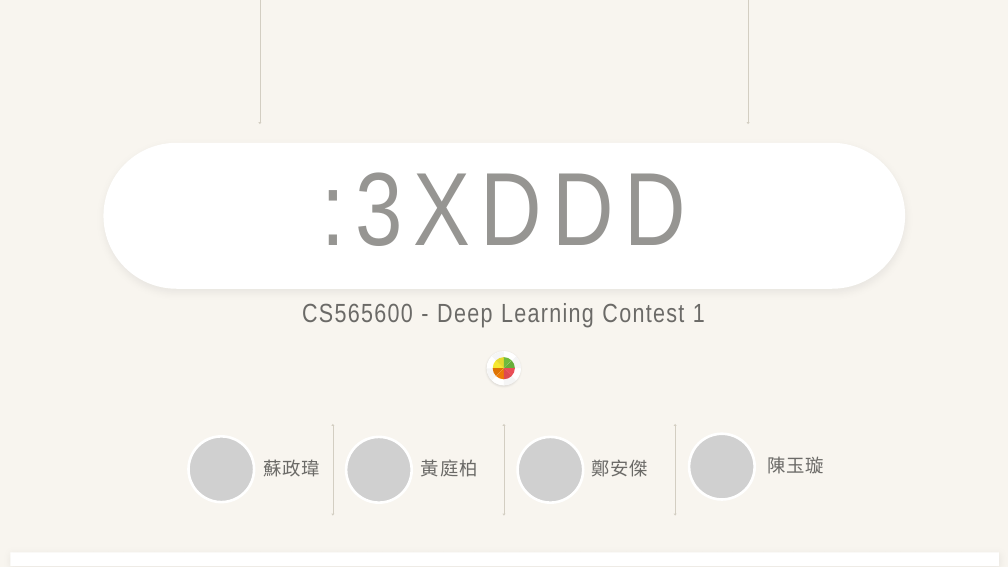
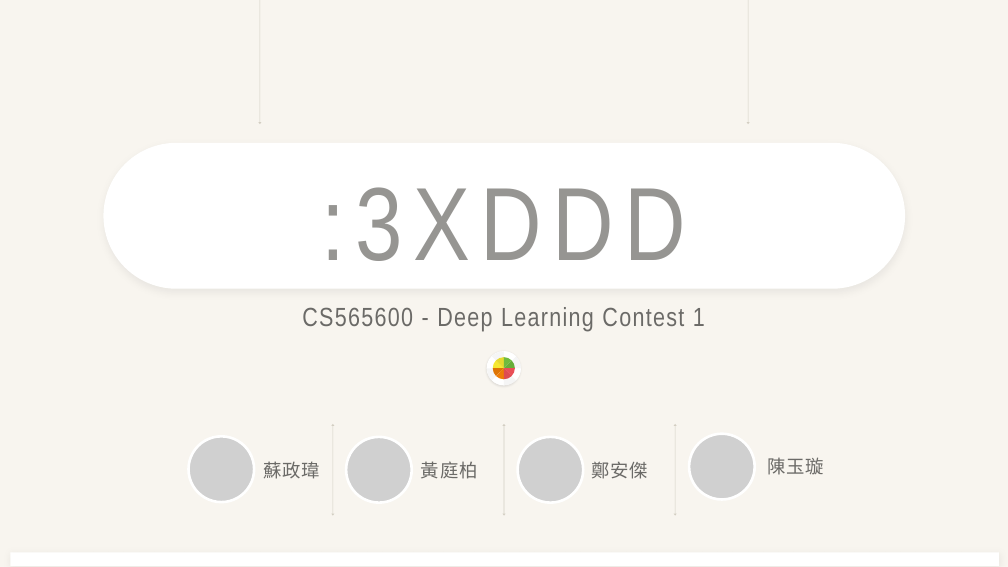
Before and after one commit to amy10260903/DSP_Lab_Final_Project, a slide deck: slide 1 of report/templates/DL_CT1.pptx. Drawn at 1008x567 pixels with LibreOffice and Linux fonts; fonts in the diff are those of the drawing; grey boxes stand for pictures. Boxes give left, top, right and bottom in pixels: in the first picture for what was removed or moved away, otherwise in the second. Text is boxed around its words. In the diff, an @@ line names an element or a change of style, - is before the commit and + after.

```diff
--- a/report/templates/DL_CT1.pptx
+++ b/report/templates/DL_CT1.pptx
@@ arrow (260, 0) - (260, 124): stroke #D3CEC2 1 pt to #D3CEC2 0.99 pt @@
@@ arrow (748, 0) - (748, 124): stroke #D3CEC2 1 pt to #D3CEC2 0.99 pt @@
@@ text ":3XDDD" at <box>322,187,686,261</box>: line spacing 0.7 to 1 @@
@@ text "CS565600 - Deep Learning Contest ..." at <box>302,307,705,331</box>: line spacing 0.9 to 1; less space between paragraphs @@
@@ double arrow (333, 424) - (333, 516): stroke #D3CEC2 1 pt to #D3CEC2 0.99 pt @@
@@ double arrow (504, 424) - (504, 516): stroke #D3CEC2 1 pt to #D3CEC2 0.99 pt @@
@@ double arrow (675, 424) - (675, 516): stroke #D3CEC2 1 pt to #D3CEC2 0.99 pt @@
@@ letter spacing 1.8 to 1.7 pt; line spacing 0.9 to 1 in 3 elements at <box>591,461,648,479</box>, <box>421,461,478,479</box>, <box>263,461,320,479</box> @@
```
Also in this commit, not shown: 4 other slides changed.
